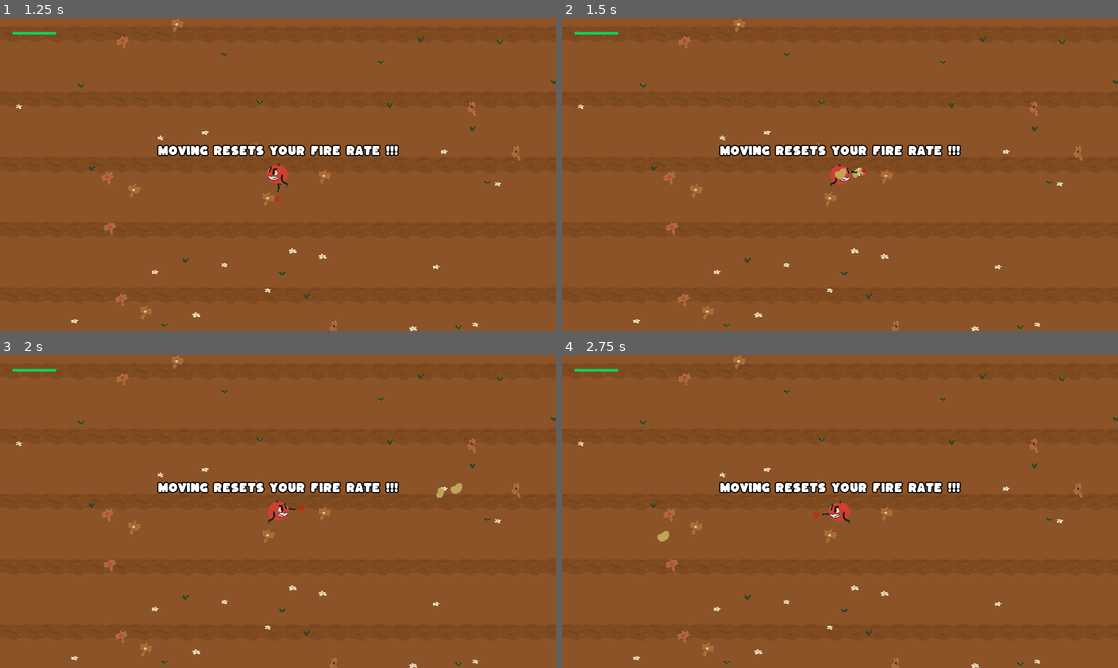
Above: before the commit, frames 1-4 (two rows, left to right).
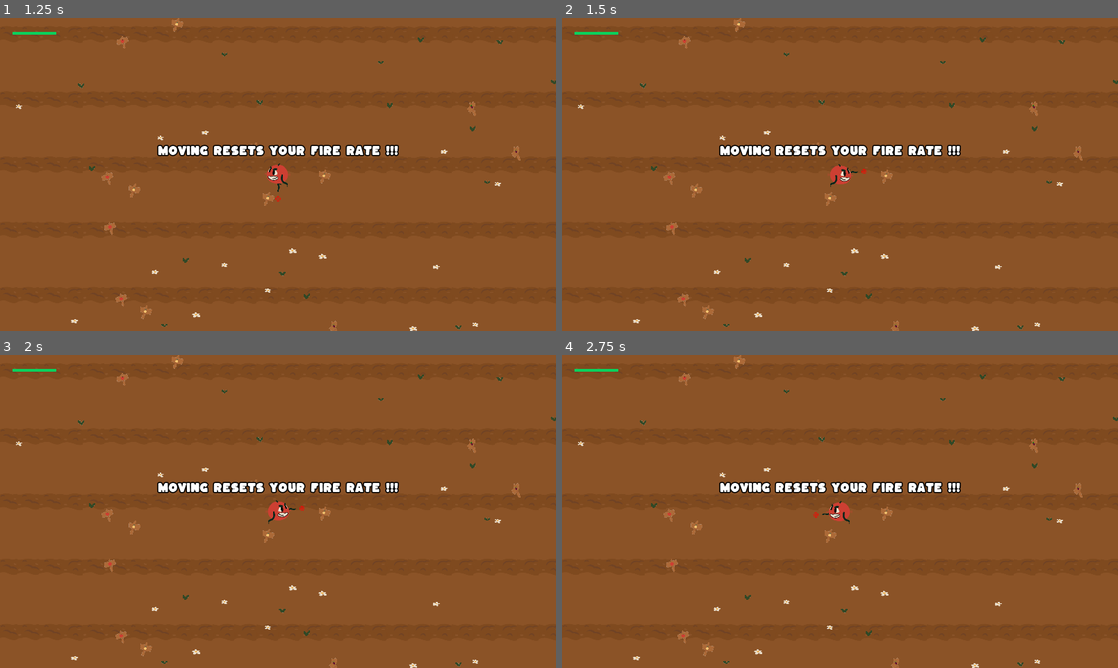
Above: after the commit, the same moments.

Repository: JRo-Robros/BrootalBeetdown
Game: Godot game, scene res://Title.tscn
Two runs of this game, one before a commit and one after it. Both use one fixed random seed, a clock stepped at 60 frames per second and the inputs below.
Inputs (mouse positions are in pixels of both pictures, inside the frame that each line leads up to):
- Up to frame 1 (1.25 s): click "Start" at 0.5 s
- Up to frame 2 (1.5 s): tap Enter at 1.25 s; move the mouse to (962, 158) at 1.27 s; click (962, 158) at 1.42 s
- Up to frame 3 (2 s): no input
- Up to frame 4 (2.75 s): move the mouse to (728, 527) at 2.02 s; click (728, 527) at 2.17 s

Frame 1 is identical in both runs. In frame 2, less than 0.1% of the frame differs, in the area x 49-55%, y 47-52%; in frame 3, less than 0.1%; in frame 4, less than 0.1%.
Error after the commit: Parse Error: Can't preload resource at path: res://Impact.tscn (res://Bullet.gd:30)

Commit message:
boss working?

Diff:
--- a/Bullet.gd
+++ b/Bullet.gd
@@ -17,8 +17,18 @@
 	if collision:
 		if collision.collider.has_method('take_damage'):
 			collision.collider.take_damage(damage)
+
+		spawn_particles()
 		queue_free()
 
 
 func _on_VisibilityNotifier2D_screen_exited():
 	queue_free()
+
+
+func spawn_particles():
+	var particles = preload("res://Impact.tscn").instance()
+	particles.position = global_position
+	particles.emitting = true
+	particles.one_shot = true
+	get_tree().current_scene.add_child(particles)
